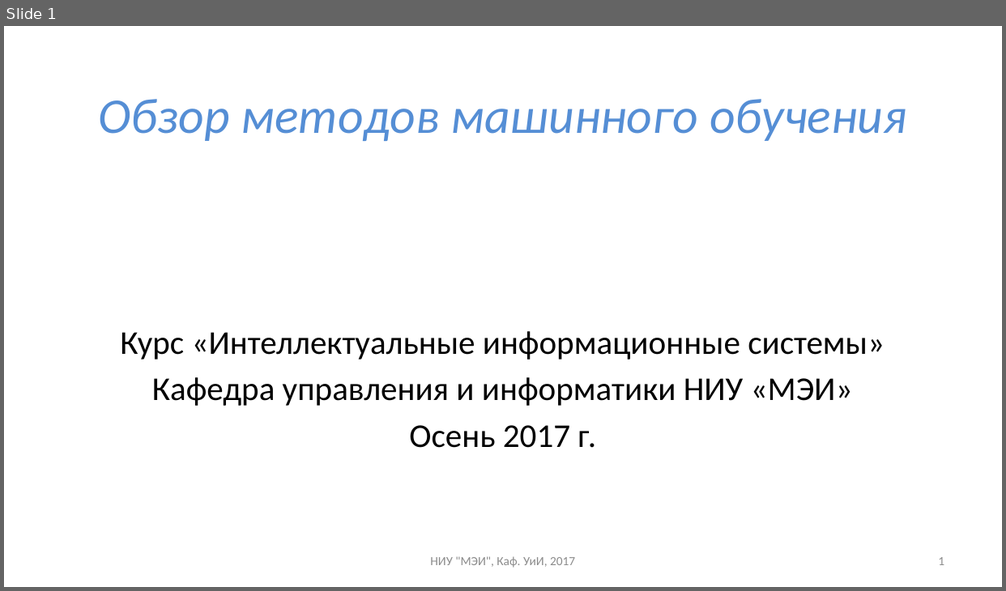
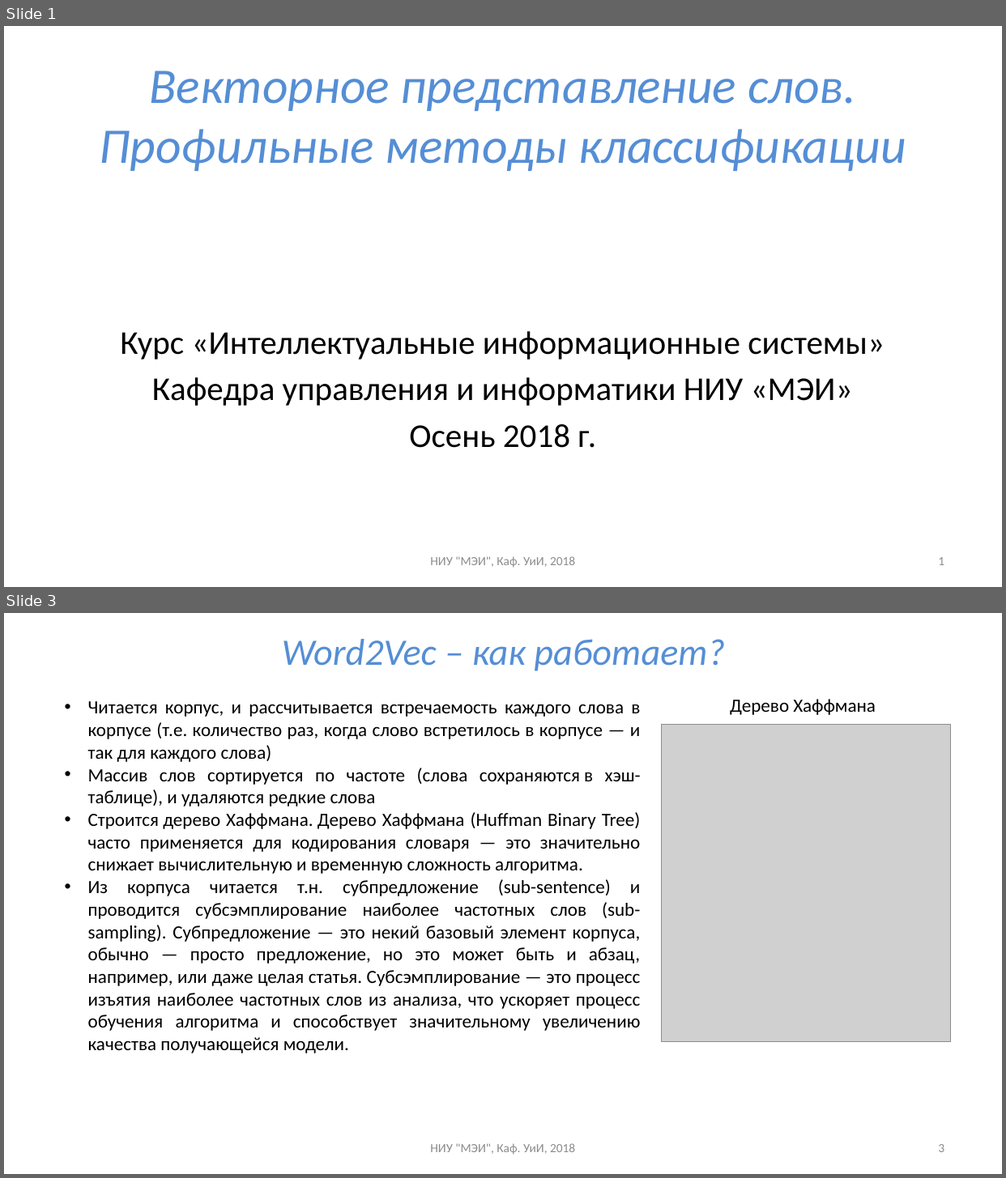
Before and after one commit to uii-mpei/uii-mpei.github.io, a slide deck: study/courses/iis/IIS_lec_5.pptx. Shown one above the other, each under a label of ours: slide 1 before the commit, slides 1 and 3 after it; the slides between them are not shown. The pictures are 1006x591 and 1006x1178 pixels, drawn with LibreOffice and Linux fonts; fonts in the diff are those of the drawing; grey boxes stand for pictures. Boxes give left, top, right and bottom in pixels: in the first picture for what was removed or moved away, otherwise in the second. Text is boxed around its words. In the diff, an @@ line names an element or a change of style, - is before the commit and + after.

```diff
--- a/study/courses/iis/IIS_lec_5.pptx
+++ b/study/courses/iis/IIS_lec_5.pptx
@@ slide 3 added at (4, 613, 1002, 1174), background #FFFFFF @@
@@ title added at (282, 639, 725, 671), 36 pt, text #558ED5, italic @@
+Word2Vec – как работает?
@@ text added at (88, 701, 641, 1054), 18 pt, text #000000 @@
+• Читается корпус, и рассчитывается встречаемость каждого слова в корпусе (т.е. количество раз, когда слово встретилось в корпусе — и так для каждого слова)
+• Массив слов сортируется по частоте (слова сохраняются в хэш-таблице), и удаляются редкие слова
+• Строится дерево Хаффмана. Дерево Хаффмана (Huffman Binary Tree) часто применяется для кодирования словаря — это значительно снижает вычислительную и временную сложность алгоритма.
+• Из корпуса читается т.н. субпредложение (sub-sentence) и проводится субсэмплирование наиболее частотных слов (sub-sampling). Субпредложение — это некий базовый элемент корпуса, обычно — просто предложение, но это может быть и абзац, например, или даже целая статья. Субсэмплирование — это процесс изъятия наиболее частотных слов из анализа, что ускоряет процесс обучения алгоритма и способствует значительному увеличению качества получающейся модели.
@@ text added at (730, 699, 876, 715), 18 pt, text #000000 @@
+Дерево Хаффмана
@@ picture added at (661, 725, 951, 1042) @@
@@ text added at (430, 1144, 575, 1155), 12 pt, text #8C8C8C @@
+НИУ "МЭИ", Каф. УиИ, 2018
@@ page number added at (938, 1144, 944, 1152), 12 pt, text #8C8C8C @@
+3
@@ slide 1 changed as well @@
@@ title at (99, 71, 906, 171): text changed @@
-Обзор методов машинного обучения
+Векторное представление слов.
+Профильные методы классификации
@@ text at (409, 425, 596, 448): text changed @@
-Осень 2017 г.
+Осень 2018 г.
@@ text at (430, 557, 575, 568): text changed @@
-НИУ "МЭИ", Каф. УиИ, 2017
+НИУ "МЭИ", Каф. УиИ, 2018
```
Also in this commit, not shown: 2 other slides changed, 23 other slides added, 12 slides removed, 4 other files.
